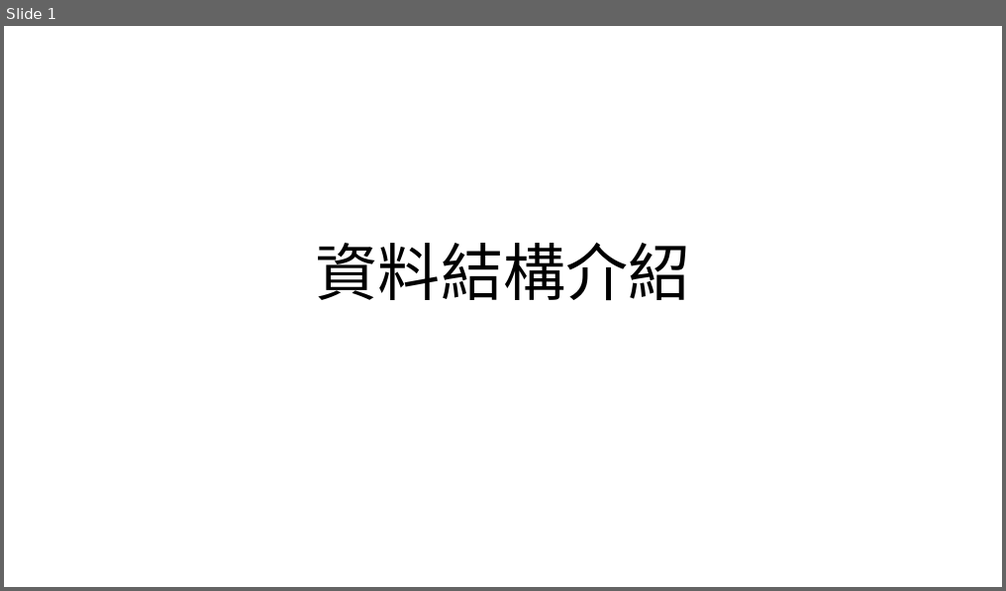
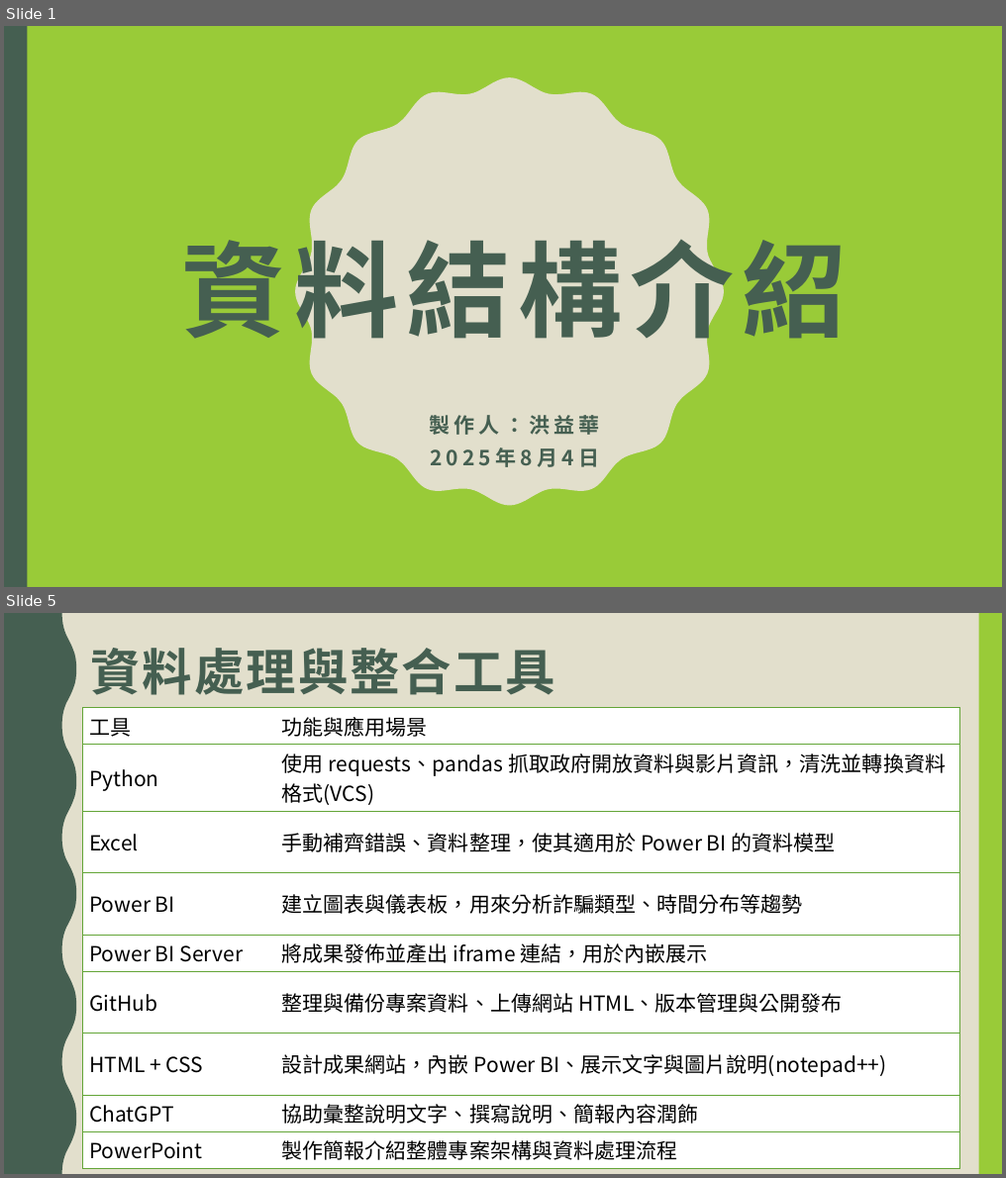
Before and after one commit to yihua0988/-2025-7-29-, a slide deck: ppt/資料結構介紹.pptx. Shown one above the other, each under a label of ours: slide 1 before the commit, slides 1 and 5 after it; the slides between them are not shown. The pictures are 1006x591 and 1006x1178 pixels, drawn with LibreOffice and Linux fonts; fonts in the diff are those of the drawing. Boxes give left, top, right and bottom in pixels: in the first picture for what was removed or moved away, otherwise in the second. Text is boxed around its words. In the diff, an @@ line names an element or a change of style, - is before the commit and + after.

Commit message:
專案完成(新增PPT 修正HTML)

```diff
--- a/ppt/資料結構介紹.pptx
+++ b/ppt/資料結構介紹.pptx
@@ slide 5 added at (x1=4, y1=613, x2=1002, y2=1174), background #E2DFCC @@
@@ freeform shape added at (x1=4, y1=613, x2=76, y2=1174), fill #455F51 @@
@@ rectangle added at (x1=979, y1=613, x2=1002, y2=1174), fill #99CB38 @@
@@ title added at (x1=90, y1=648, x2=555, y2=695), 48 pt, text #455F51, bold @@
+資料處理與整合工具
@@ table added at (x1=82, y1=707, x2=960, y2=1164), 9 rows, 2 columns @@
+工具 | 功能與應用場景
+Python | 使用 requests、pandas 抓取政府開放資料與影片資訊，清洗並轉換資料格式(VCS)
+Excel | 手動補齊錯誤、資料整理，使其適用於 Power BI 的資料模型
+Power BI | 建立圖表與儀表板，用來分析詐騙類型、時間分布等趨勢
+Power BI Server | 將成果發佈並產出 iframe 連結，用於內嵌展示
+GitHub | 整理與備份專案資料、上傳網站 HTML、版本管理與公開發布
+HTML + CSS | 設計成果網站，內嵌 Power BI、展示文字與圖片說明(notepad++)
+ChatGPT | 協助彙整說明文字、撰寫說明、簡報內容潤飾
+PowerPoint | 製作簡報介紹整體專案架構與資料處理流程
@@ slide 1 changed as well @@
@@ background #FFFFFF to #99CB38 @@
@@ rectangle added at (x1=4, y1=26, x2=27, y2=587), fill #455F51 @@
@@ freeform shape added at (x1=295, y1=77, x2=724, y2=506), fill #E2DFCC @@
@@ title "資料結構介紹" moved from (x1=316, y1=243, x2=690, y2=301) to (x1=182, y1=224, x2=846, y2=355) @@
@@ title "資料結構介紹" at (x1=182, y1=224, x2=846, y2=355): size 60 to 100 pt, font Calibri to Noto Sans CJK SC, text colour #000000 to #455F51, letter spacing 0 to 8 pt, bold on; vertical alignment bottom to middle @@
@@ subtitle added at (x1=429, y1=415, x2=599, y2=468), 20 pt, text #455F51, bold @@
+製作人：洪益華
+2025年8月4日
```
Also in this commit, not shown: 11 other slides added, 19 slides removed, 5 other files.
